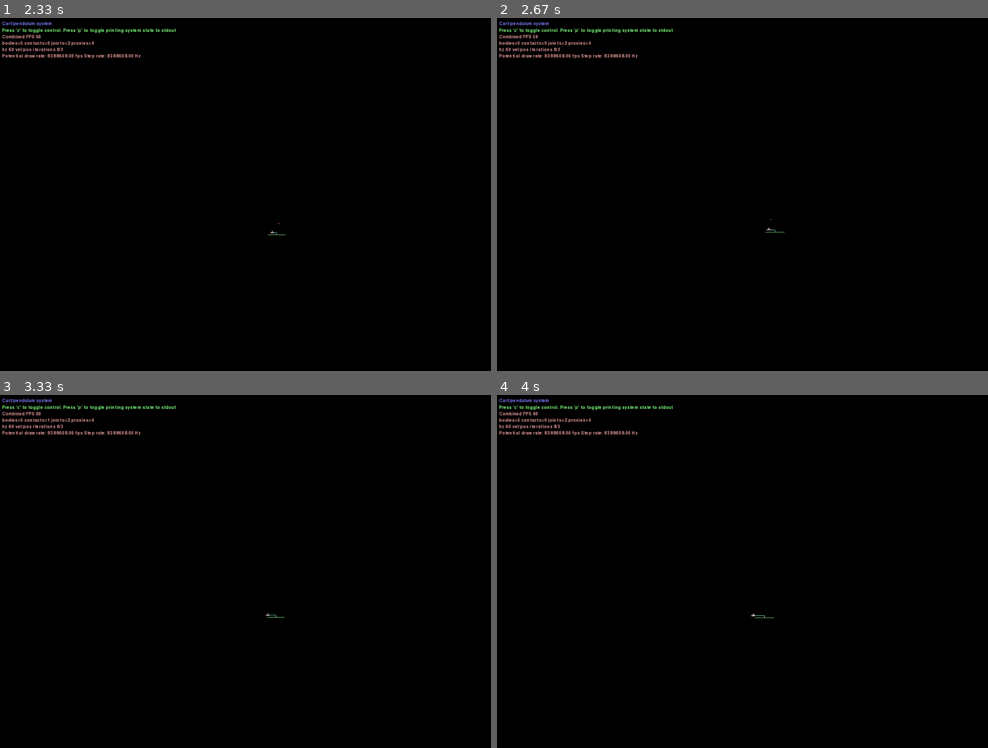
Above: before the commit, frames 1-4 (two rows, left to right).
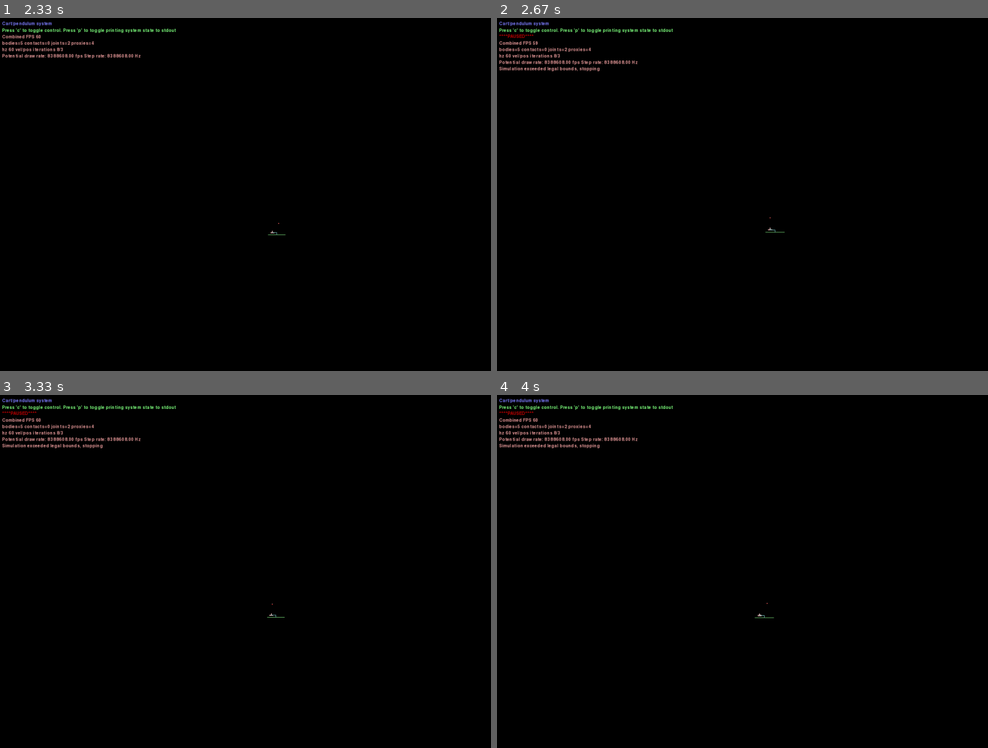
Above: after the commit, the same moments.

Repository: fearofcode/neat-pole-balancing
Game: pygame game, started from cart_pendulum_demo.py
Same seed, same stepped clock (60 frames per second), same inputs: the game is played once before the commit and once after it.
Inputs (mouse positions are in pixels of both pictures, inside the frame that each line leads up to):
- Up to frame 1 (2.33 s): hold Right 0.33-0.8 s; move the mouse to (250, 247) at 0.37 s; hold Up 0.83-1.13 s; move the mouse to (274, 254) at 0.87 s; tap Space at 0.9, 1.23, 1.53, 1.73, 2.03, 2.3 s; tap Z at 0.98 s; hold Right 1.17-1.63 s; move the mouse to (328, 325) at 1.2 s; tap Home at 1.32 s; hold Left 1.67-2.2 s; move the mouse to (103, 328) at 1.7 s; hold Down from 2.23 s (still down); move the mouse to (333, 265) at 2.27 s
- Up to frame 2 (2.67 s): tap Z at 2.38 s; release Down at 2.53 s; hold Left from 2.57 s (still down); move the mouse to (781, 81) at 2.6 s; tap Space at 2.63 s
- Up to frame 3 (3.33 s): tap Home at 2.72 s; tap Space at 2.93, 3.07 s; release Left at 2.97 s; hold Up from 3 s (still down); move the mouse to (78, 592) at 3.03 s
- Up to frame 4 (4 s): release Up at 3.37 s; hold Right from 3.4 s (still down); move the mouse to (771, 656) at 3.43 s; tap Space at 3.47, 3.77 s; tap Z at 3.55 s

Frame 1 is identical in both runs. In frame 2, 0.9% of the frame differs, in the area x 0-57%, y 4-61%; in frame 3, 0.9%; in frame 4, 0.9%, in the area x 0-56%, y 4-63%.

Commit message:
Pause if simulation exceeds approximate benchmark bounds

Diff:
--- a/cart_pendulum_demo.py
+++ b/cart_pendulum_demo.py
@@ -40,6 +40,9 @@
 
 
 class CartPendulumSystem(object):
+    POSITION_LIMIT = 10.0  # larger than the benchmarks used in papers due to the dimensions of the objects
+    ROTATION_LIMIT = pi / 5  # this is the same, though
+
     def __init__(self, world, initial_rotation, controller):
         self.world = world
         self.controller = controller
@@ -87,9 +90,49 @@
             enableMotor=True,
         )
 
+    @property
+    def x(self):
+        return self.cart.position.x
+
+    @property
+    def dx(self):
+        return self.cart.linearVelocity.x
+
+    @property
+    def theta(self):
+        return self.pole.angle
+
+    @property
+    def dtheta(self):
+        return self.pole.angularVelocity
+
+    @property
+    def system_state(self):
+        return [
+            self.x,
+            self.dx,
+            self.theta,
+            self.dtheta
+        ]
+
+    @property
+    def scaled_state(self):
+        """Get full state, scaled into (approximately) [0, 1]."""
+
+        return [
+            0.5 * (self.x + self.POSITION_LIMIT) / self.POSITION_LIMIT,
+            (self.dx + 0.75) / 1.5,
+            0.5 * (self.theta + self.ROTATION_LIMIT) / self.ROTATION_LIMIT,
+            (self.dtheta + 1.0) / 2.0
+        ]
+
+    def in_legal_state(self):
+        return -self.POSITION_LIMIT <= self.x <= self.POSITION_LIMIT and \
+               -self.ROTATION_LIMIT <= self.theta <= self.ROTATION_LIMIT
+
     def step(self):
         if self.print_state:
-            print(self.pole.angle)
+            print(self.system_state, self.scaled_state)
 
         if self.control_enabled:
             force = self.controller.get_force(self)
@@ -97,10 +140,16 @@
             self.cart.ApplyLinearImpulse((force, 0), self.cart.worldCenter, True)
 
     def discrete_loop(self):
-        timeStep = 1.0 / settings.hz
+        """Step the system for 60 seconds with control possibly applied."""
 
-        for i in range(6000):
-            self.world.Step(timeStep, settings.velocityIterations, settings.positionIterations)
+        time = 60.0
+        step = 1.0 / settings.hz
+        steps = int(time/step)
+
+        assert steps == 6000
+
+        for i in range(steps):
+            self.world.Step(step, settings.velocityIterations, settings.positionIterations)
             self.step()
 
 
@@ -128,5 +177,12 @@
 
         self.system.step()
 
+        if not self.system.in_legal_state():
+            settings.pause = True
+            self.Print('Simulation exceeded legal bounds, stopping')
+
 if __name__ == "__main__":
-    main(CartPendulumDemo, to_radians(15.0), TrivialProportionalController())
+    initial_rotation = to_radians(15.0)
+    controller = TrivialProportionalController()
+
+    main(CartPendulumDemo, initial_rotation, controller)
